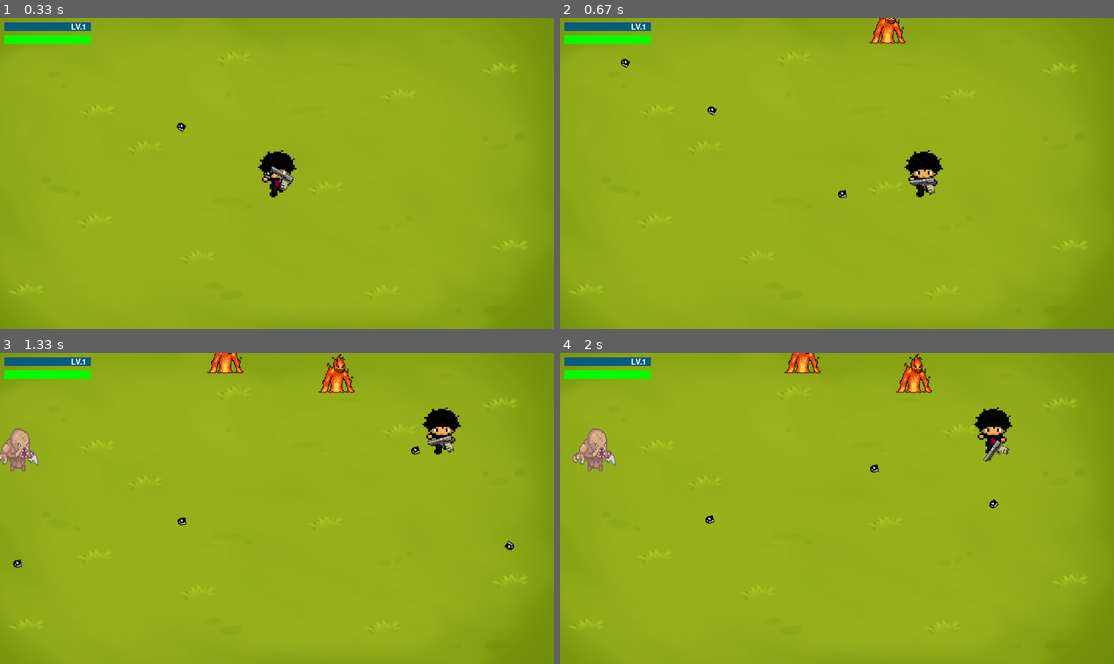
Above: before the commit, frames 1-4 (two rows, left to right).
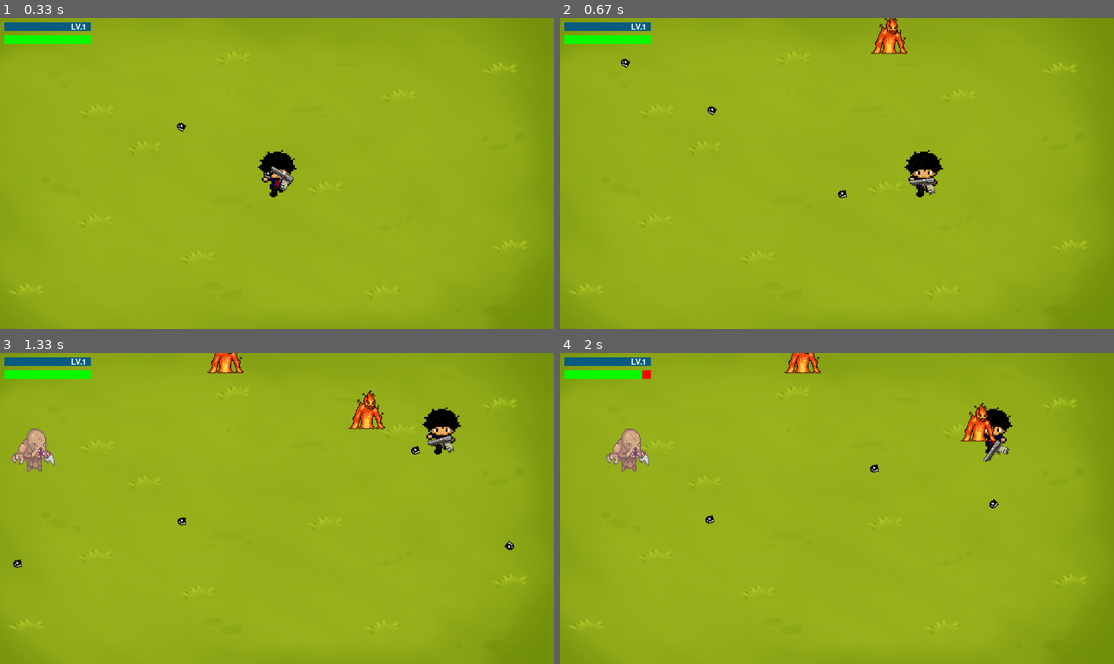
Above: after the commit, the same moments.

Repository: m13w/Legacy_of_Brok
Game: pygame game, started from pygame- game/main.py
Same seed, same stepped clock (60 frames per second), same inputs: the game is played once before the commit and once after it.
Inputs (mouse positions are in pixels of both pictures, inside the frame that each line leads up to):
- Up to frame 1 (0.33 s): no input
- Up to frame 2 (0.67 s): hold D from 0.33 s (still down); move the mouse to (814, 185) at 0.37 s
- Up to frame 3 (1.33 s): release D at 0.8 s; hold W 0.83-1.13 s; move the mouse to (454, 499) at 0.87 s; hold D from 1.17 s (still down); move the mouse to (144, 511) at 1.2 s
- Up to frame 4 (2 s): release D at 1.63 s; hold A from 1.67 s (still down); move the mouse to (892, 576) at 1.7 s

Frame 1 is identical in both runs. In frame 2, 0.5% of the frame differs, in the area x 55-63%, y 0-12%; in frame 3, 1.8%; in frame 4, 2.1%, in the area x 2-79%, y 0-39%.

Commit message:
updated the fluency of player's movement and added different enemy difficulties.

Diff:
--- a/pygame- game/engine_init.py
+++ b/pygame- game/engine_init.py
@@ -2,6 +2,7 @@
 import random
 import math
 import sys
+from enum import Enum
 from user_settings import (
     WINDOW_HEIGHT,
     WINDOW_WIDTH,
@@ -28,6 +29,7 @@
     enemy_images,
     drop_image,
     misterious_enemy,
+    magma_projectile_img,
 )
 
 enemies = []
@@ -300,11 +302,17 @@
     enemies = []
     active_explosions = []
 
-    def __init__(self, image, spawn_point):
+    def __init__(self, image, spawn_point, enemy_type):
         self.image = image
         self.rect = image.get_rect(center=spawn_point)
         self.radius = ENEMY_COL_RADIUS
-        self.speed = 100
+                # Adjust speed based on enemy type
+        if enemy_type == EnemyType.NORMAL:
+            self.speed = 100
+        elif enemy_type == EnemyType.FAST:
+            self.speed = 200
+        elif enemy_type == EnemyType.STRONG:
+            self.speed = 50
 
     @classmethod
     def spawn_random_enemy(cls, screen_width, screen_height):
@@ -319,8 +327,9 @@
             else:
                 spawn_point = pygame.Vector2(screen_width, random.uniform(0, screen_height))
 
+            enemy_type = random.choice([EnemyType.NORMAL, EnemyType.FAST, EnemyType.STRONG])
             enemy_image = random.choice(enemy_images)
-            enemy = cls(enemy_image, spawn_point)
+            enemy = cls(enemy_image, spawn_point, enemy_type)
             cls.enemies.append(enemy)
 
     def update(self, dt, player):
@@ -329,7 +338,16 @@
 
         if distance > 0:
             direction.normalize_ip()
-            self.rect.move_ip(direction * self.speed * dt)
+
+            # Adjust movement based on distance and window bounds
+            movement = direction * min(self.speed * dt, distance)
+            new_position = self.rect.center + movement
+
+            # Clamp the new position within window bounds
+            self.rect.centerx = max(0, min(WINDOW_WIDTH, new_position[0]))
+            self.rect.centery = max(0, min(WINDOW_HEIGHT, new_position[1]))
+
+
 
     def draw(self, screen):
         screen.blit(self.image, self.rect.topleft)
@@ -397,3 +415,9 @@
         fill_width = (self.current_hp / self.max_hp) * self.bar_rect.width
         fill_rect = pygame.Rect(self.bar_rect.left, self.bar_rect.top, fill_width, self.bar_rect.height)
         pygame.draw.rect(screen, (0, 255, 0), fill_rect)  # Green fill for HP
+
+class EnemyType(Enum):
+    NORMAL = 1
+    FAST = 2
+    STRONG = 3
+    # Add more enemy types as needed
--- a/pygame- game/load.py
+++ b/pygame- game/load.py
@@ -33,6 +33,9 @@
 shot_effect = pygame.image.load(ASSETS_PATH + "shot_effect.png")
 shot_effect = pygame.transform.scale(shot_effect, (50, 100))
 
+magma_projectile_img = pygame.image.load(ASSETS_PATH + "magma_projectile.png")
+magma_projectile_img = pygame.transform.scale(shot_effect, (20, 20))
+
 misterious_enemy = pygame.transform.scale(misterious_enemy, (100, 100))
 
 
Binary file added: pygame- game/assets/magma_projectile.png
